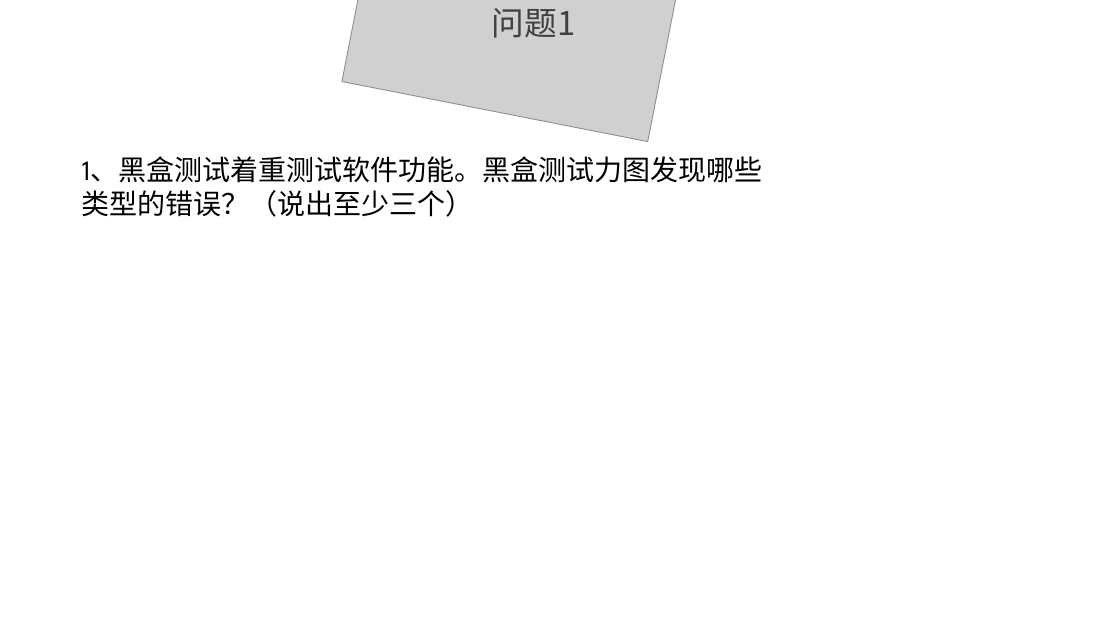
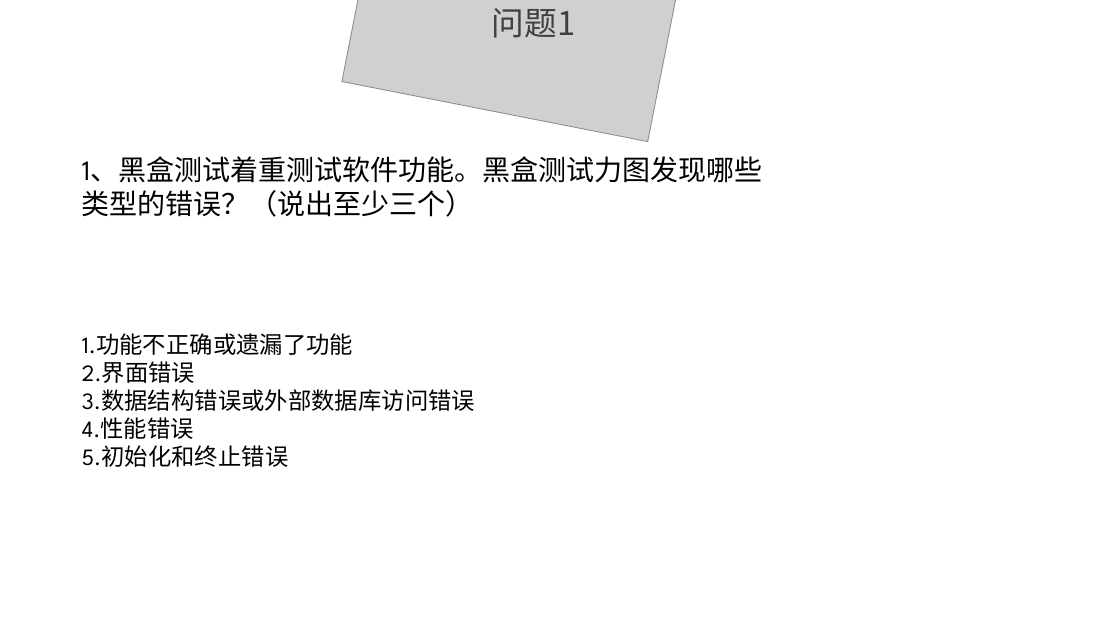
Before and after one commit to ConstanTWT/SE2020-G01, a slide deck: slide 44 of 翻转PPT/SE2020-G01-实现阶段翻转课堂PPT.pptx. Drawn at 1120x630 pixels with LibreOffice and Linux fonts; fonts in the diff are those of the drawing; grey boxes stand for pictures; background and template pictures are left out. Boxes give left, top, right and bottom in pixels: in the first picture for what was removed or moved away, otherwise in the second. Text is boxed around its words. In the diff, an @@ line names an element or a change of style, - is before the commit and + after.

```diff
--- a/翻转PPT/SE2020-G01-实现阶段翻转课堂PPT.pptx
+++ b/翻转PPT/SE2020-G01-实现阶段翻转课堂PPT.pptx
@@ text added at box(82, 333, 475, 467), 20 pt, text #000000 @@
+1.功能不正确或遗漏了功能
+2.界面错误
+3.数据结构错误或外部数据库访问错误
+4.性能错误
+5.初始化和终止错误
```
Also in this commit, not shown: 2 other slides changed.
